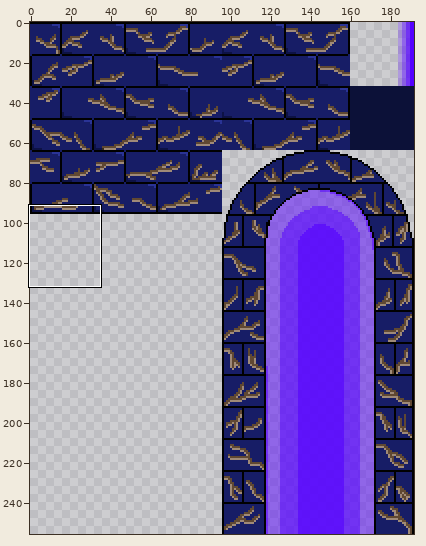
One commit to this sprite sheet: assets/sprites/tilemapPurple.png. Above: a wide view before the commit, with the close-up outlined.
Close-up. Before the commit:
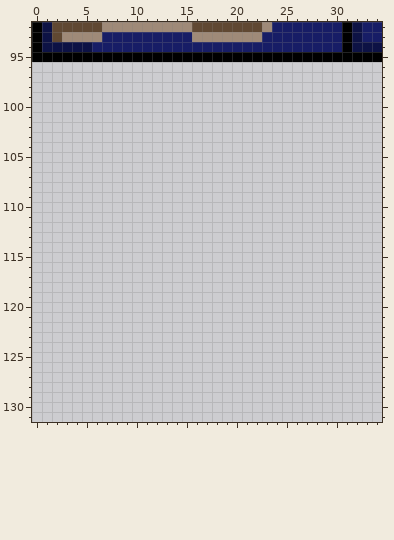
The file is 192x256 pixels. Colours within 5 levels of each other are drawn and written as one. Shown: x 0..34, y 92..131.
After:
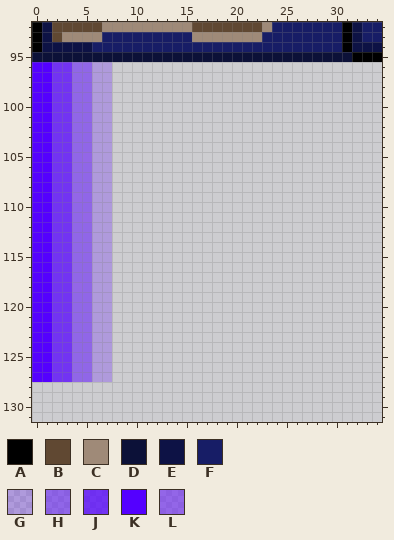
Palette (. is transparent): A #000000  B #604832  C #9f8a78  D #0c1138  E #0d1245  F #171d66  G #5400ff40  H #5400ff80  J #5400ffc0  K #5400ff  L #5a00ff80
From old to new:
Changed rows in their new state; - is an unchanged pixel.
first column x 0:
 95 DDDDDDDDDDDDDDDDDDDDDDDDDDDDDDDD
 96 KKJJHHGG------------------------
 97 KKJJHHGG------------------------
 98 KKJJHHGG------------------------
 99 KKJJHHGG------------------------
100 KKJJHHGG------------------------
101 KKJJHHGG------------------------
102 KKJJHHGG------------------------
103 KKJJHHGG------------------------
104 KKJJHHGG------------------------
105 KKJJHLGG------------------------
106 KKJJHHGG------------------------
107 KKJJHHGG------------------------
108 KKJJHHGG------------------------
109 KKJJLHGG------------------------
110 KKJJHHGG------------------------
111 KKJJHLGG------------------------
112 KKJJHHGG------------------------
113 KKJJHHGG------------------------
114 KKJJHHGG------------------------
115 KKJJHHGG------------------------
116 KKJJHHGG------------------------
117 KKJJHHGG------------------------
118 KKJJLHGG------------------------
119 KKJJHHGG------------------------
120 KKJJHHGG------------------------
121 KKJJHHGG------------------------
122 KKJJHHGG------------------------
123 KKJJHHGG------------------------
124 KKJJHHGG------------------------
125 KKJJHHGG------------------------
126 KKJJHHGG------------------------
127 KKJJHHGG------------------------
